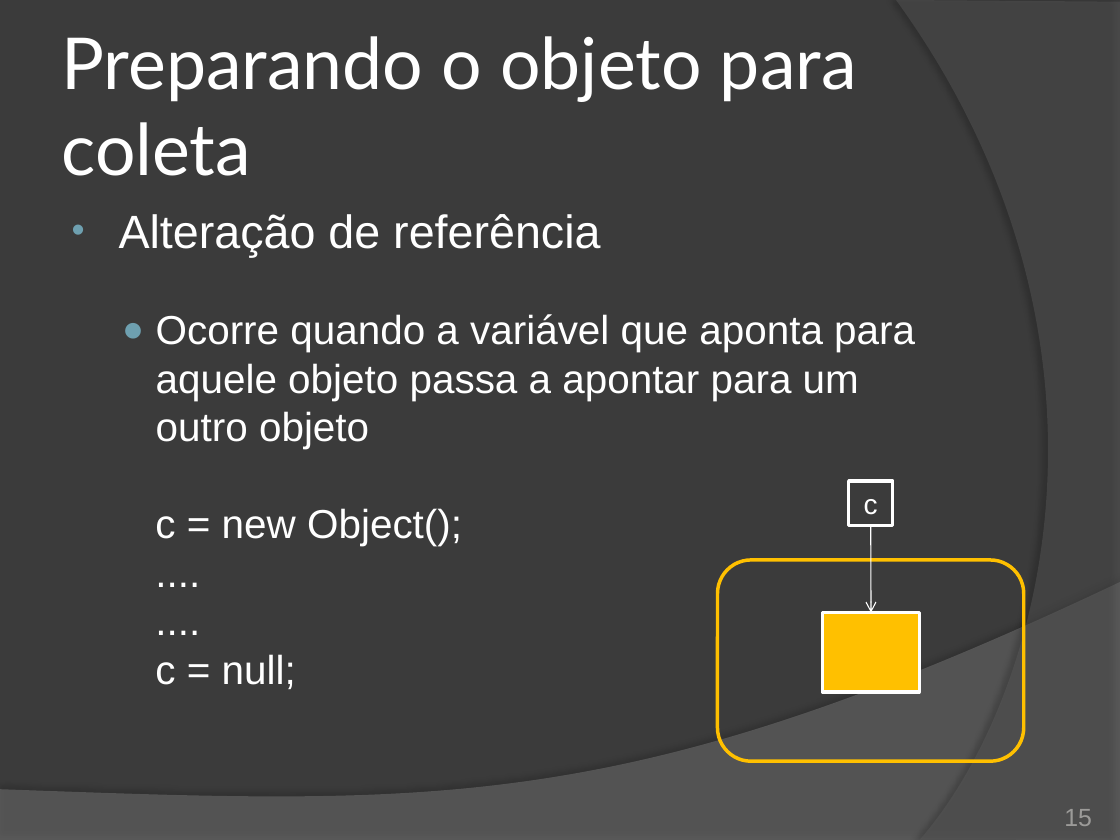
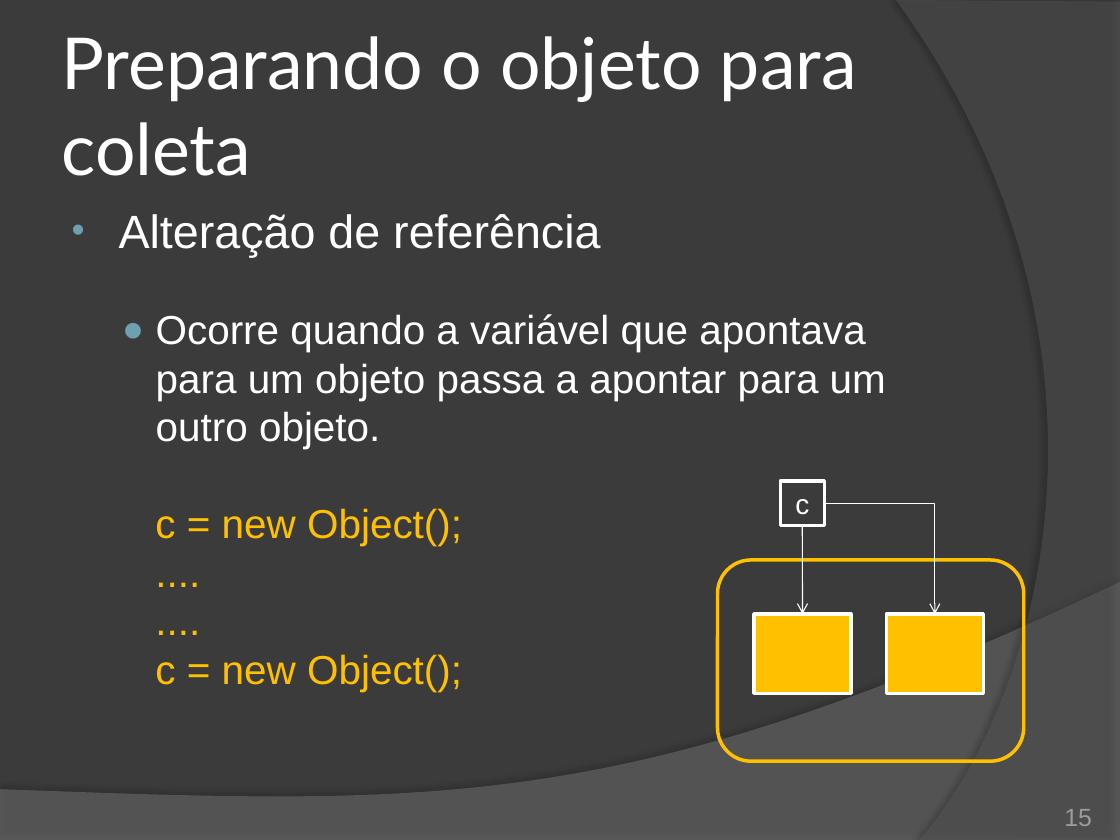
Before and after one commit to duchesqui/slzvieira-training, a slide deck: slide 15 of 2-Java-Programmer-Modulo-II/11.Capitulo05.pptx. Drawn at 1120x840 pixels with LibreOffice and Linux fonts; fonts in the diff are those of the drawing. Boxes give left, top, right and bottom in pixels: in the first picture for what was removed or moved away, otherwise in the second. Text is boxed around its words. In the diff, an @@ line names an element or a change of style, - is before the commit and + after.

```diff
--- a/2-Java-Programmer-Modulo-II/11.Capitulo05.pptx
+++ b/2-Java-Programmer-Modulo-II/11.Capitulo05.pptx
@@ text at (156, 314, 886, 449): text changed @@
-  ● Ocorre quando a variável que aponta para aquele objeto passa a apontar para um outro objeto
+  ● Ocorre quando a variável que apontava para um objeto passa a apontar para um outro objeto.
@@ text at (155, 508, 462, 546): text colour #FFFFFF to #FFC000 in "c = new Object();", "....", "...." @@
@@ elbow arrow added from (824, 503) to (935, 614), #FFFFFF 0.75 pt @@
@@ 2 rectangles, 1 arrow: place and size @@
-2 rectangles, 1 arrow at (822, 482, 920, 692)
+2 rectangles, 1 arrow at (754, 482, 851, 693)
@@ rectangle added at (886, 614, 983, 693), fill #FFC000, outline #FFFFFF 2.25 pt @@
@@ text at (155, 654, 462, 692): text changed; text colour #FFFFFF to #FFC000 @@
-  c = null;
+  c = new Object();
```
Also in this commit, not shown: 6 other slides changed, 2 slides added, 1 slide removed.
